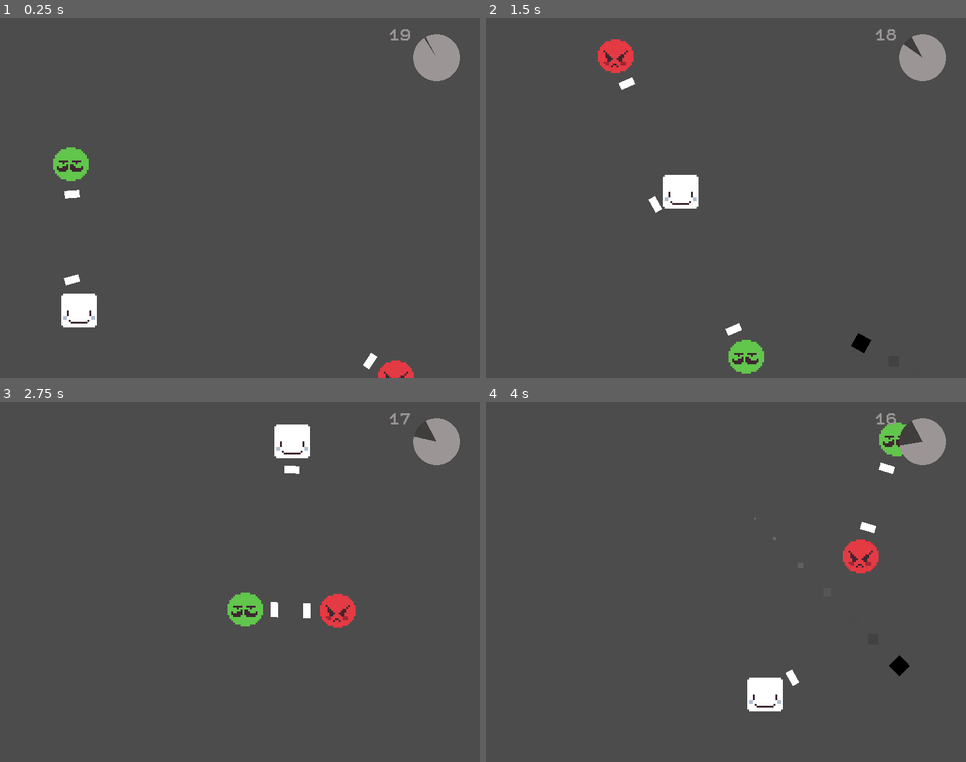
Above: before the commit, frames 1-4 (two rows, left to right).
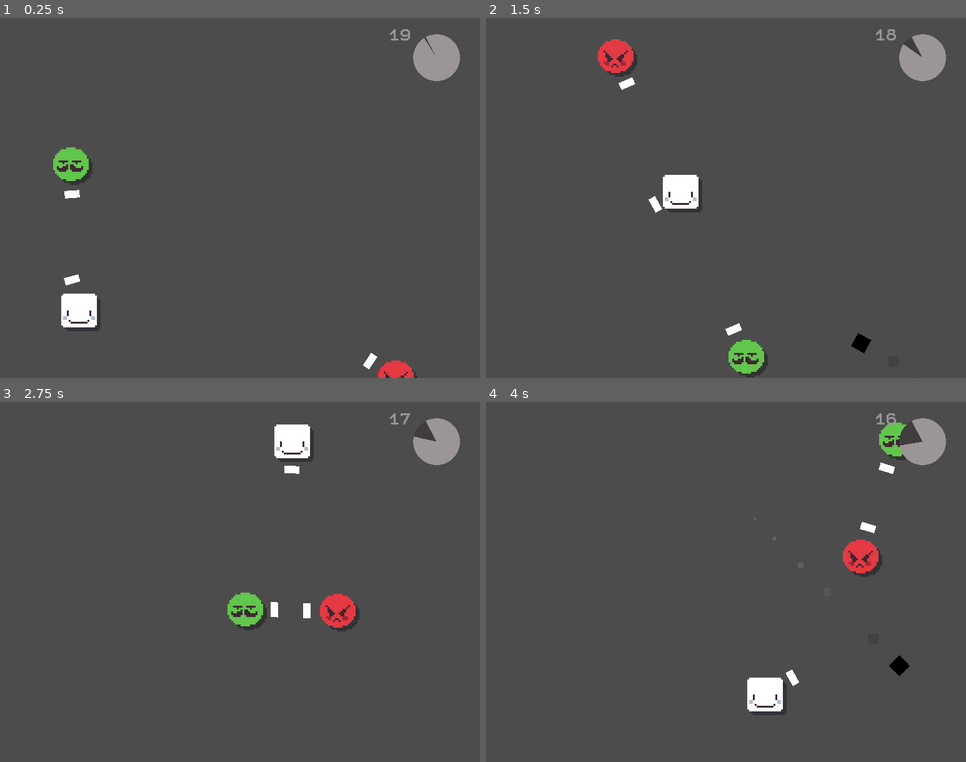
Above: after the commit, the same moments.

Repository: SaviHex/gmtk2020
Game: Godot game, scene res://core/Main/Main.tscn
Two runs of this game, one before a commit and one after it. Both use one fixed random seed, a clock stepped at 60 frames per second and the inputs below.
Inputs (mouse positions are in pixels of both pictures, inside the frame that each line leads up to):
- Up to frame 1 (0.25 s): no input
- Up to frame 2 (1.5 s): tap Enter at 0.5 s; move the mouse to (831, 180) at 0.52 s; hold D (right) 0.53-1.28 s; click (831, 180) at 0.6 s; tap Space at 0.77 s; move the mouse to (630, 216) at 1.27 s; hold S (down) from 1.28 s (still down); click (630, 216) at 1.35 s
- Up to frame 3 (2.75 s): tap Space at 1.52 s; move the mouse to (288, 502) at 2.02 s; release S (down) at 2.03 s; hold D (right) from 2.03 s (still down); click (288, 502) at 2.1 s
- Up to frame 4 (4 s): move the mouse to (702, 654) at 2.77 s; release D (right) at 2.78 s; hold W (up) 2.78-3.53 s; click (702, 654) at 2.85 s; tap Space at 3.02, 3.77 s; move the mouse to (870, 636) at 3.52 s; hold A (left) from 3.53 s (still down); click (870, 636) at 3.6 s

The runs differ from the first frame. In frame 1, 0.3% of the frame differs, in the area x 13-87%, y 38-100%; in frame 2, 0.3%, in the area x 25-59%, y 8-100%; in frame 3, 0.3%; in frame 4, 0.3%.

Commit message:
DropShadow no player + inimigos

Diff:
--- a/src/core/enemy/Enemy.tscn
+++ b/src/core/enemy/Enemy.tscn
@@ -17,6 +17,17 @@
 script = ExtResource( 1 )
 
 [node name="Sprite" type="Sprite" parent="."]
+offset = Vector2( 1, -1 )
+hframes = 2
+__meta__ = {
+"_editor_description_": ""
+}
+
+[node name="DropShadow" type="Sprite" parent="."]
+modulate = Color( 0.113725, 0.0470588, 0.258824, 0.588235 )
+self_modulate = Color( 0.113725, 0.0470588, 0.258824, 0.588235 )
+position = Vector2( 2, 2 )
+z_index = -10
 offset = Vector2( 1, -1 )
 hframes = 2
 __meta__ = {
--- a/src/core/enemy/GreenEnemy/GreenEnemy.tscn
+++ b/src/core/enemy/GreenEnemy/GreenEnemy.tscn
@@ -9,5 +9,8 @@
 [node name="Sprite" parent="." index="0"]
 texture = ExtResource( 2 )
 
-[node name="CollisionShape2D" parent="." index="1"]
+[node name="DropShadow" parent="." index="1"]
+texture = ExtResource( 2 )
+
+[node name="CollisionShape2D" parent="." index="2"]
 position = Vector2( 0.5, 0 )
--- a/src/core/enemy/RedEnemy/RedEnemy.tscn
+++ b/src/core/enemy/RedEnemy/RedEnemy.tscn
@@ -9,5 +9,8 @@
 [node name="Sprite" parent="." index="0"]
 texture = ExtResource( 2 )
 
-[node name="CollisionShape2D" parent="." index="1"]
+[node name="DropShadow" parent="." index="1"]
+texture = ExtResource( 2 )
+
+[node name="CollisionShape2D" parent="." index="2"]
 position = Vector2( 0.5, 0 )
--- a/src/core/player/Player.tscn
+++ b/src/core/player/Player.tscn
@@ -21,6 +21,14 @@
 texture = ExtResource( 2 )
 hframes = 2
 
+[node name="DropShadow" type="Sprite" parent="."]
+modulate = Color( 0.113725, 0.0470588, 0.258824, 0.588235 )
+self_modulate = Color( 0.113725, 0.0470588, 0.258824, 0.588235 )
+position = Vector2( 2, 2 )
+z_index = -10
+texture = ExtResource( 2 )
+hframes = 2
+
 [node name="CollisionShape2D" type="CollisionShape2D" parent="."]
 position = Vector2( -0.5, 1 )
 shape = SubResource( 1 )
